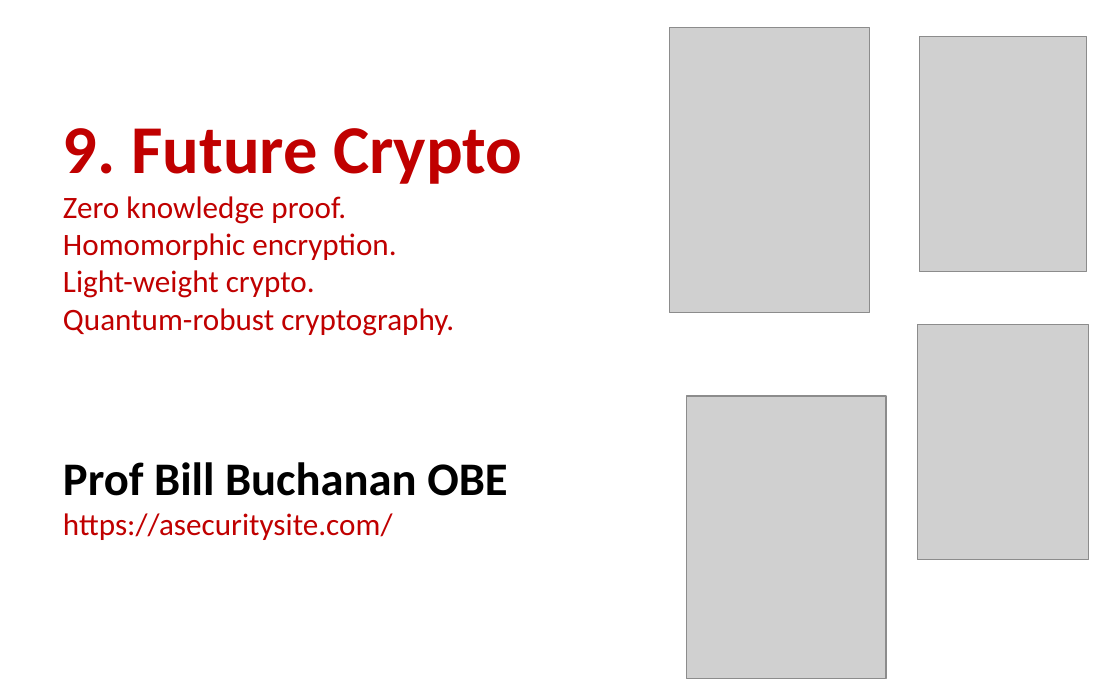
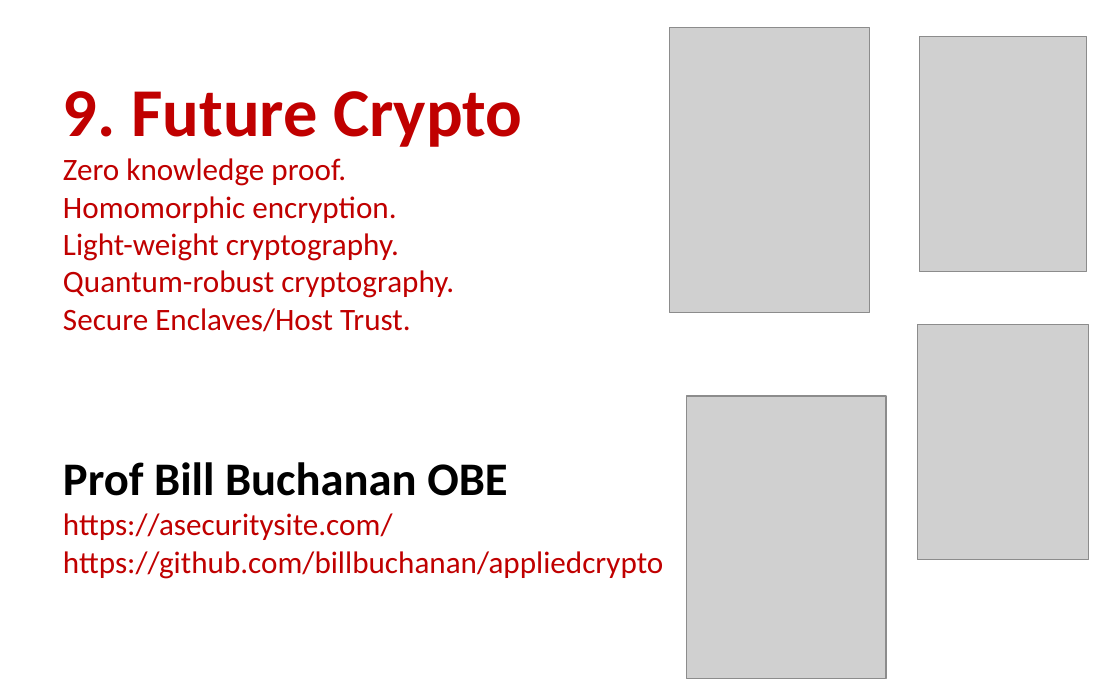
Before and after one commit to billbuchanan/appliedcrypto, a slide deck: slide 15 of unit00_introduction/unit01_introduction.pptx (slide 16 before the commit). Drawn at 1120x700 pixels with LibreOffice and Linux fonts; fonts in the diff are those of the drawing; grey boxes stand for pictures. Boxes give left, top, right and bottom in pixels: in the first picture for what was removed or moved away, otherwise in the second. Text is boxed around its words. In the diff, an @@ line names an element or a change of style, - is before the commit and + after.

```diff
--- a/unit00_introduction/unit01_introduction.pptx
+++ b/unit00_introduction/unit01_introduction.pptx
@@ title at (63, 233, 663, 579): text changed @@
-Light-weight crypto.
-Quantum-robust cryptography.
-Prof Bill Buchanan OBE
-https://asecuritysite.com/
+Light-weight cryptography.
+Quantum-robust cryptography.
+Secure Enclaves/Host Trust.
+Prof Bill Buchanan OBE
+https://asecuritysite.com/
+https://github.com/billbuchanan/appliedcrypto
```
Also in this commit, not shown: 12 other slides changed, 1 slide added, 1 slide removed, 5 other files.
